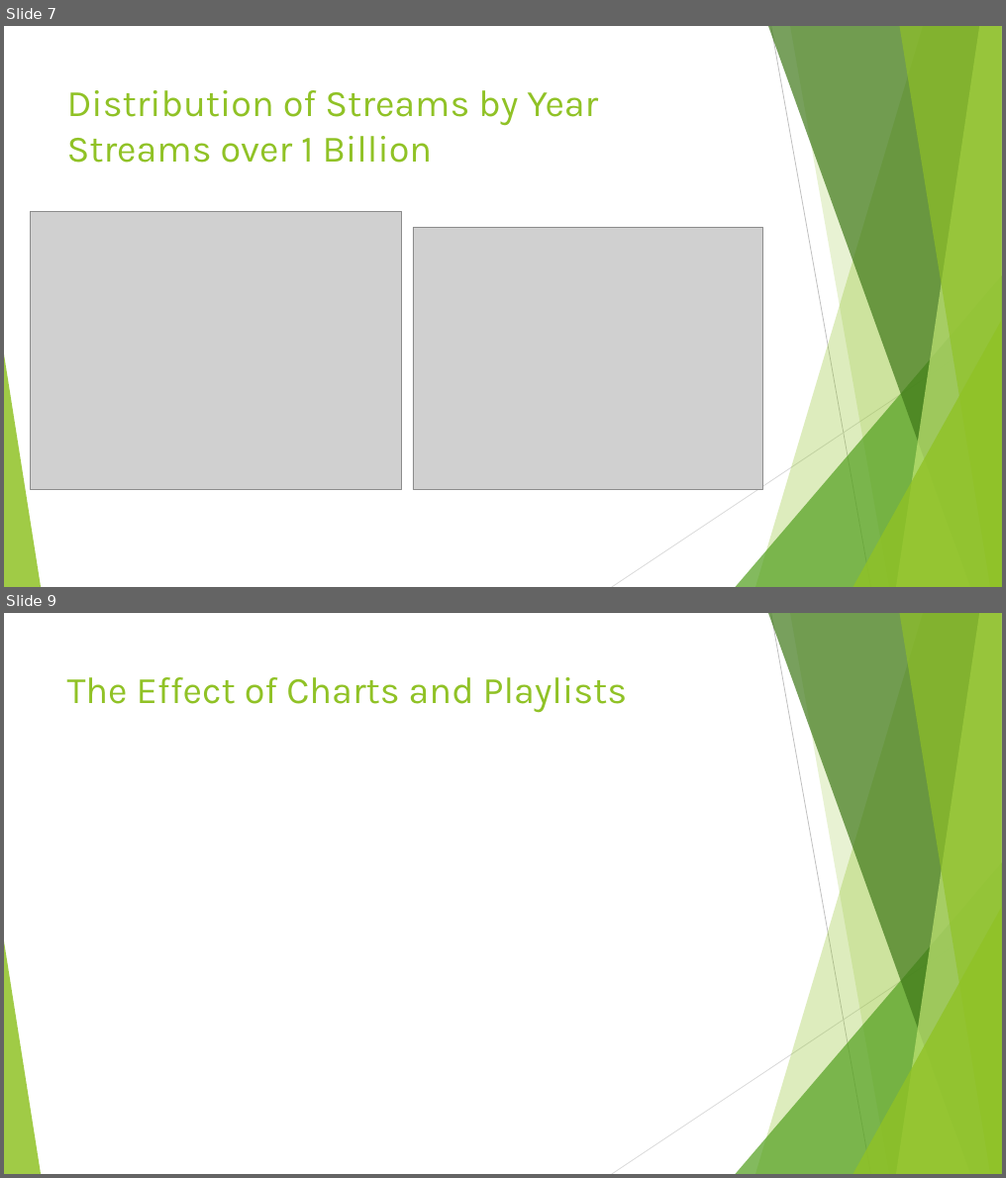
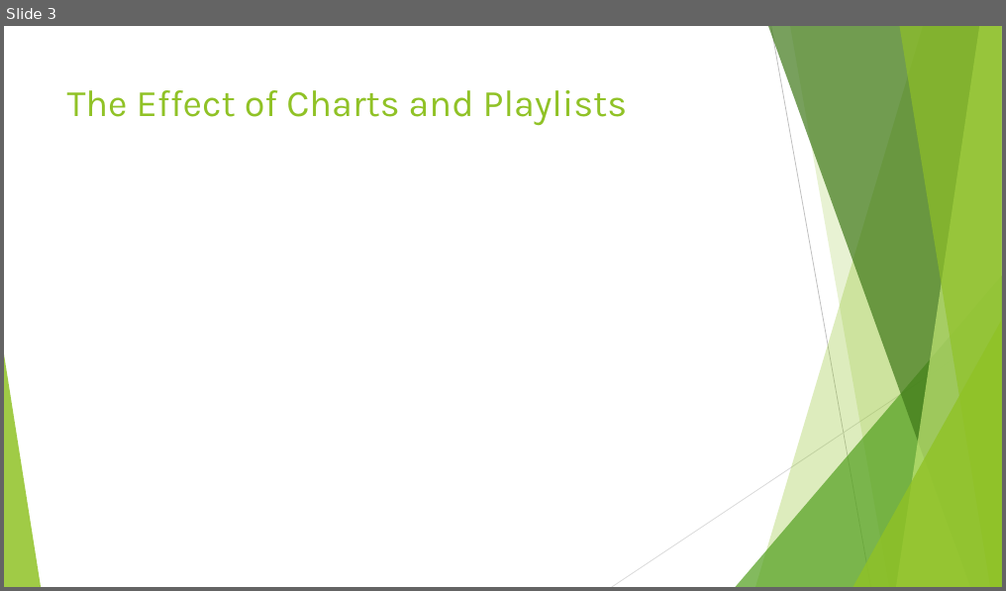
Before and after one commit to d6kramer/project-1-group-08, a slide deck: Project_1_Spotify_2023_Analysis.pptx. Shown one above the other, each under a label of ours: slides 7 and 9 before the commit, slide 3 after it; the slides between them are not shown. The pictures are 1006x1178 and 1006x591 pixels, drawn with LibreOffice and Linux fonts; fonts in the diff are those of the drawing; grey boxes stand for pictures. Boxes give left, top, right and bottom in pixels: in the first picture for what was removed or moved away, otherwise in the second. Text is boxed around its words. In the diff, an @@ line names an element or a change of style, - is before the commit and + after.

```diff
--- a/Project_1_Spotify_2023_Analysis.pptx
+++ b/Project_1_Spotify_2023_Analysis.pptx
@@ slide 7 removed at [4, 26, 1002, 587], background #FFFFFF; not listed: 10 template elements that a slide beside it also shows @@
@@ title removed at [67, 90, 598, 163] @@
-Distribution of Streams by Year
-Streams over 1 Billion
@@ picture removed at [30, 211, 402, 490] @@
@@ picture removed at [413, 227, 763, 490] @@
@@ what was slide 9 is now slide 3 @@
```
Also in this commit, not shown: 5 other slides removed.
